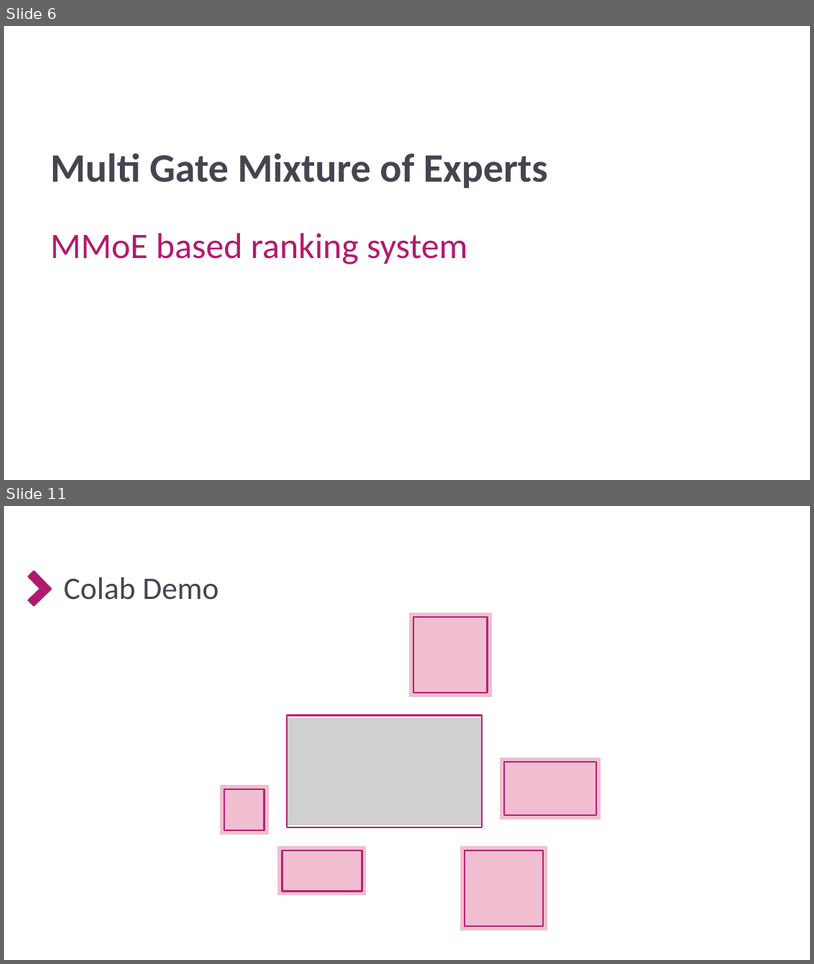
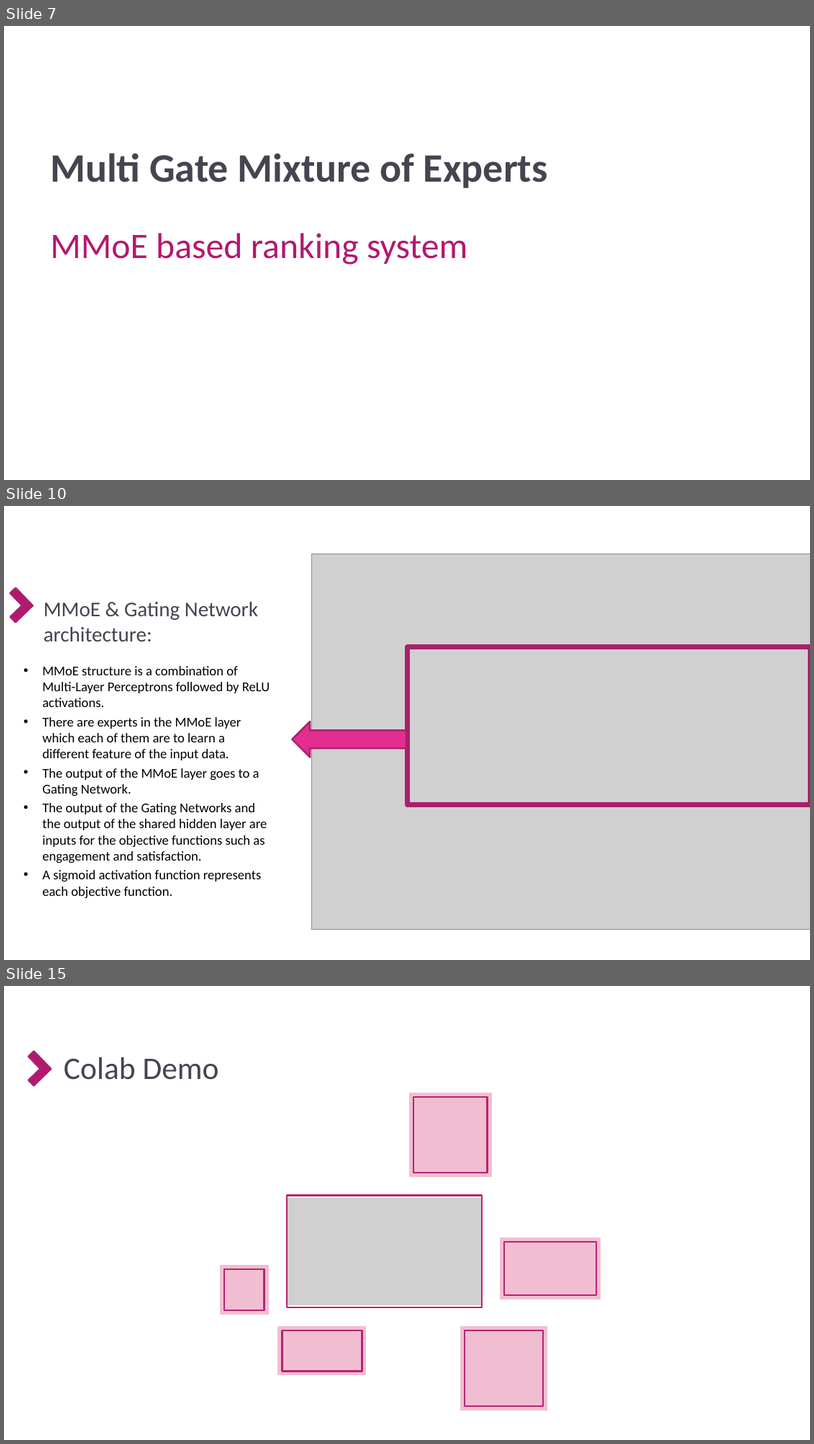
Before and after one commit to GPSV-Project/Recommendation_System, a slide deck: 3- Presentation/Recommendation Engine Project using MMoE.pptx. Shown one above the other, each under a label of ours: slides 6 and 11 before the commit, slides 7, 10 and 15 after it; the slides between them are not shown. The pictures are 814x964 and 814x1444 pixels, drawn with LibreOffice and Linux fonts; fonts in the diff are those of the drawing; grey boxes stand for pictures; background and template pictures are left out. Boxes give left, top, right and bottom in pixels: in the first picture for what was removed or moved away, otherwise in the second. Text is boxed around its words. In the diff, an @@ line names an element or a change of style, - is before the commit and + after.

```diff
--- a/3- Presentation/Recommendation Engine Project using MMoE.pptx
+++ b/3- Presentation/Recommendation Engine Project using MMoE.pptx
@@ slide 10 added at <box>4,506,810,960</box>, background picture (left out) @@
@@ picture added at <box>312,554,810,929</box> @@
@@ corner added at <box>4,588,33,623</box>, fill #B4186E, outline #A8216B 2 pt @@
@@ text added at <box>44,601,258,641</box>, 25 pt, text #454551 @@
+MMoE & Gating Network architecture:
@@ rectangle added at <box>407,647,810,805</box>, outline #A8216B 6 pt @@
@@ text added at <box>42,666,270,898</box>, 16 pt, text #000000 @@
+• MMoE structure is a combination of Multi-Layer Perceptrons followed by ReLU activations.
+• There are experts in the MMoE layer which each of them are to learn a different feature of the input data.
+• The output of the MMoE layer goes to a Gating Network.
+• The output of the Gating Networks and the output of the shared hidden layer are inputs for the objective functions such as engagement and satisfaction.
+• A sigmoid activation function represents each objective function.
@@ left arrow added at <box>293,721,407,757</box>, fill #E32D91, outline #A8216B 2 pt @@
@@ what was slide 6 is now slide 7 @@
@@ what was slide 11 is now slide 15 @@
```
Also in this commit, not shown: 9 slides changed, 4 other slides added, 11 other files.
